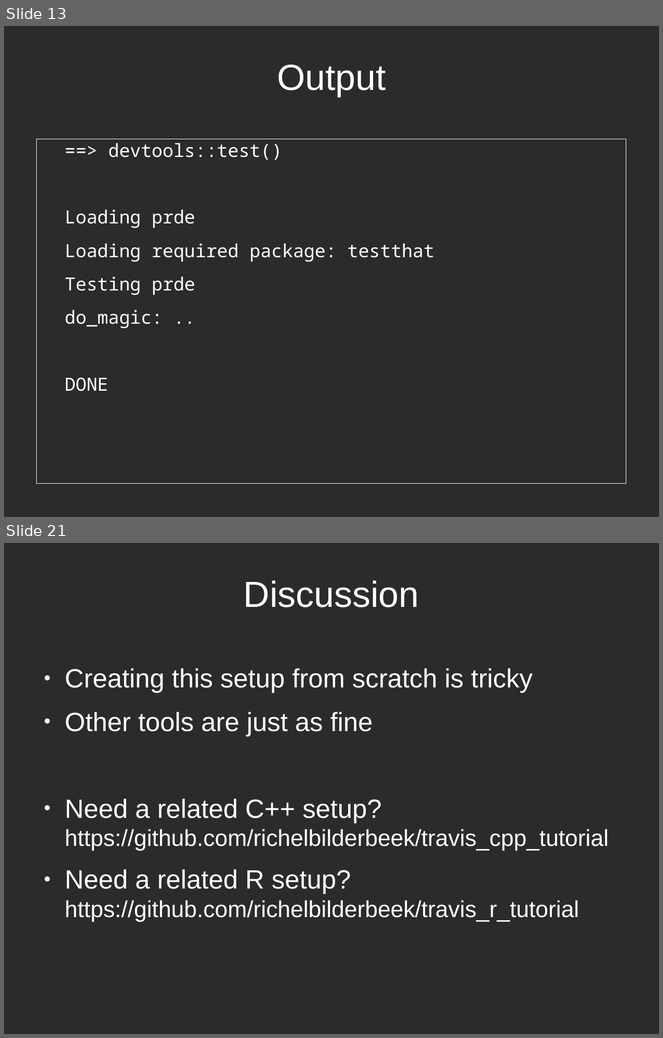
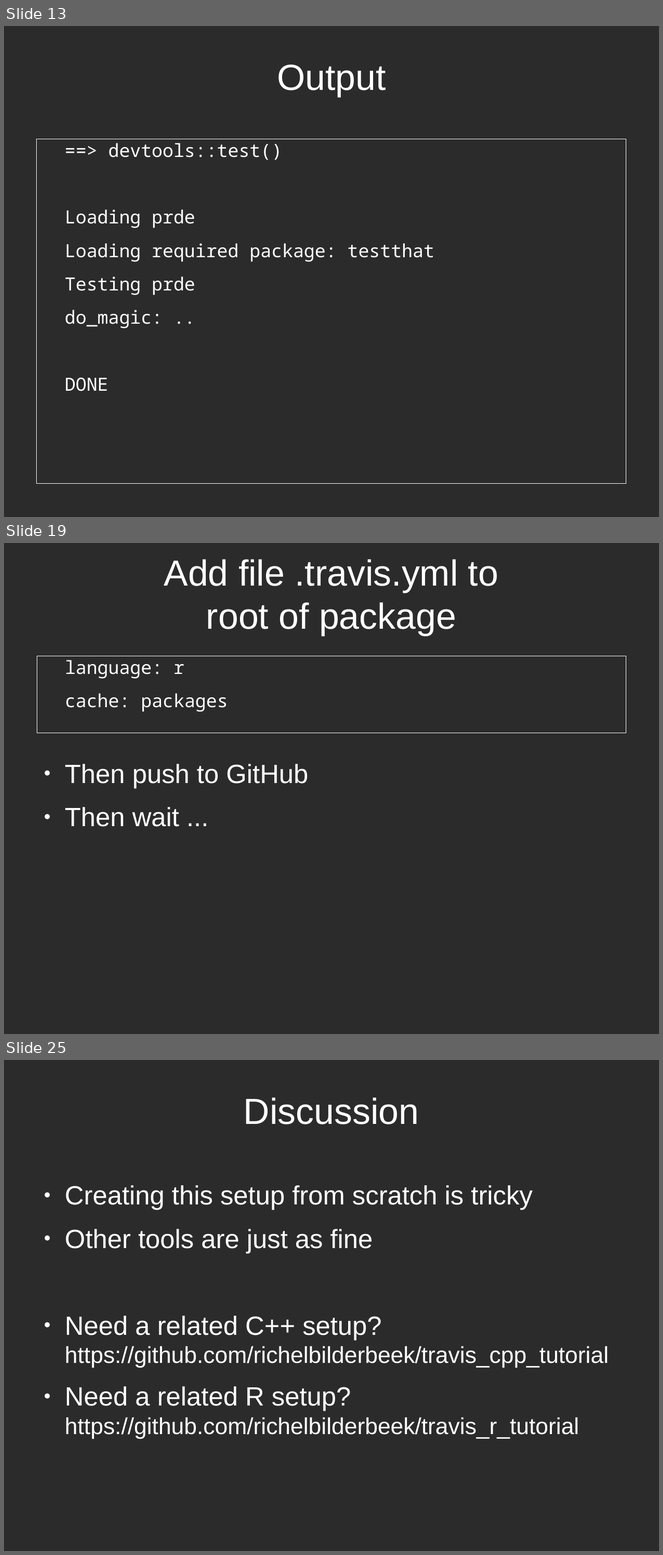
Before and after one commit to richelbilderbeek/PresentationsAboutR, a slide deck: ProfessionalRdevelopment/ProfessionalRDevelopment.odp. Shown one above the other, each under a label of ours: slides 13 and 21 before the commit, slides 13, 19 and 25 after it; the slides between them are not shown. The pictures are 663x1038 and 663x1555 pixels, drawn with LibreOffice and Linux fonts; fonts in the diff are those of the drawing; background and template pictures are left out; a plain dark background stands for a picture behind light text. Boxes give left, top, right and bottom in pixels: in the first picture for what was removed or moved away, otherwise in the second. Text is boxed around its words. In the diff, an @@ line names an element or a change of style, - is before the commit and + after.

```diff
--- a/ProfessionalRdevelopment/ProfessionalRDevelopment.odp
+++ b/ProfessionalRdevelopment/ProfessionalRDevelopment.odp
@@ slide 19 added at [4,543,659,1034], background picture (left out) @@
@@ title added at [164,559,499,636], 44 pt, text #FFFFFF @@
+Add file .travis.yml to root of package
@@ text added at [37,656,626,733], outline #FFFFFF 0 pt, 22 pt, text #FFFFFF @@
+language: r
+cache: packages
@@ text added at [65,764,308,827], 32 pt, text #FFFFFF @@
+● Then push to GitHub
+● Then wait ...
@@ what was slide 21 is now slide 25 @@
```
Also in this commit, not shown: 3 slides changed, 8 other slides added, 5 slides removed, 19 other files.
